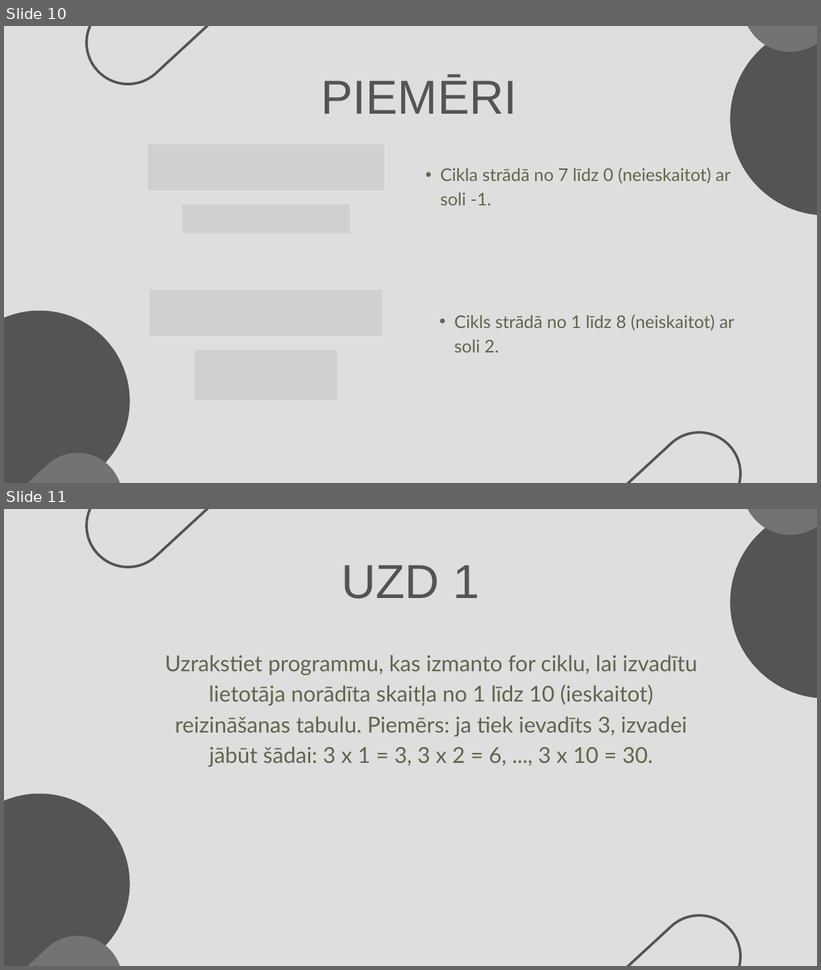
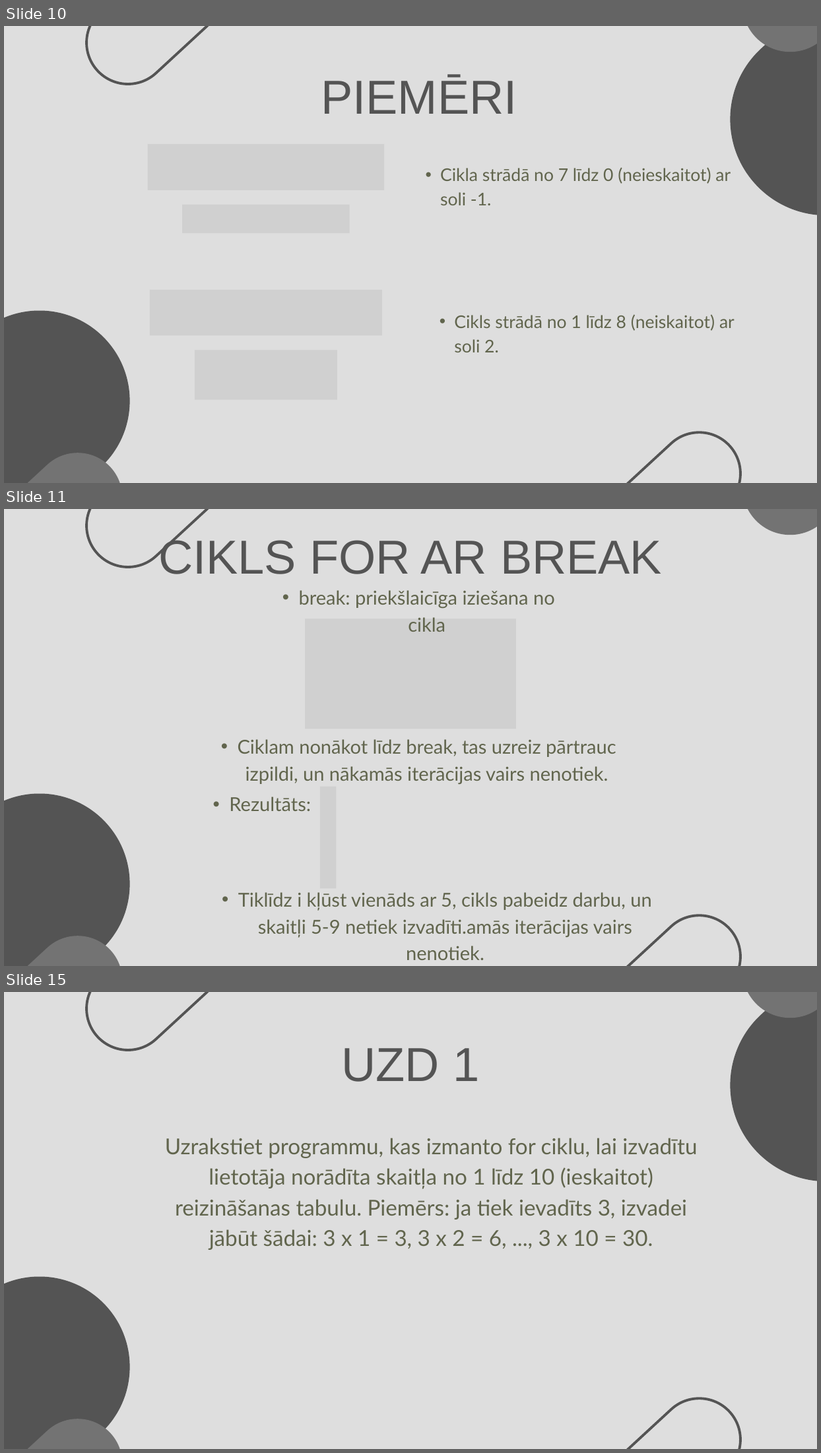
Before and after one commit to 123gleb123/Cecotkins_Eksamens2, a slide deck: Cikls ar skaitītāju programmēšanas valodā Python.pptx. Shown one above the other, each under a label of ours: slides 10 and 11 before the commit, slides 10, 11 and 15 after it; the slides between them are not shown. The pictures are 821x970 and 821x1453 pixels, drawn with LibreOffice and Linux fonts; fonts in the diff are those of the drawing; grey boxes stand for pictures. Boxes give left, top, right and bottom in pixels: in the first picture for what was removed or moved away, otherwise in the second. Text is boxed around its words. In the diff, an @@ line names an element or a change of style, - is before the commit and + after.

```diff
--- a/Cikls ar skaitītāju programmēšanas valodā Python.pptx
+++ b/Cikls ar skaitītāju programmēšanas valodā Python.pptx
@@ slide 11 added at [4,509,817,966], background #DEDEDE @@
@@ freeform shape added at [69,509,248,584], outline #545454 4.5 pt @@
@@ freeform shape added at [723,509,817,555], fill #737373 @@
@@ text added at [158,536,662,574], 84.5 pt, text #545454 @@
+CIKLS FOR AR BREAK
@@ text added at [299,590,555,632], 34 pt, text #61654D @@
+  • break: priekšlaicīga iziešana no cikla
@@ picture added at [305,619,516,729] @@
@@ text added at [238,739,616,784], 34 pt, text #61654D @@
+  • Ciklam nonākot līdz break, tas uzreiz pārtrauc izpildi, un nākamās iterācijas vairs nenotiek.
@@ freeform shape added at [4,757,167,966], fill #545454 @@
@@ text added at [229,797,311,811], 34 pt, text #61654D @@
+  • Rezultāts:
@@ picture added at [320,787,336,889] @@
@@ text added at [238,892,651,960], 34 pt, text #61654D @@
+  • Tiklīdz i kļūst vienāds ar 5, cikls pabeidz darbu, un skaitļi 5-9 netiek izvadīti.amās iterācijas vairs nenotiek.
@@ freeform shape added at [580,898,758,966], outline #545454 4.5 pt @@
@@ freeform shape added at [4,918,141,966], fill #737373 @@
@@ what was slide 11 is now slide 15 @@
```
Also in this commit, not shown: 3 other slides added, 1 other file.
